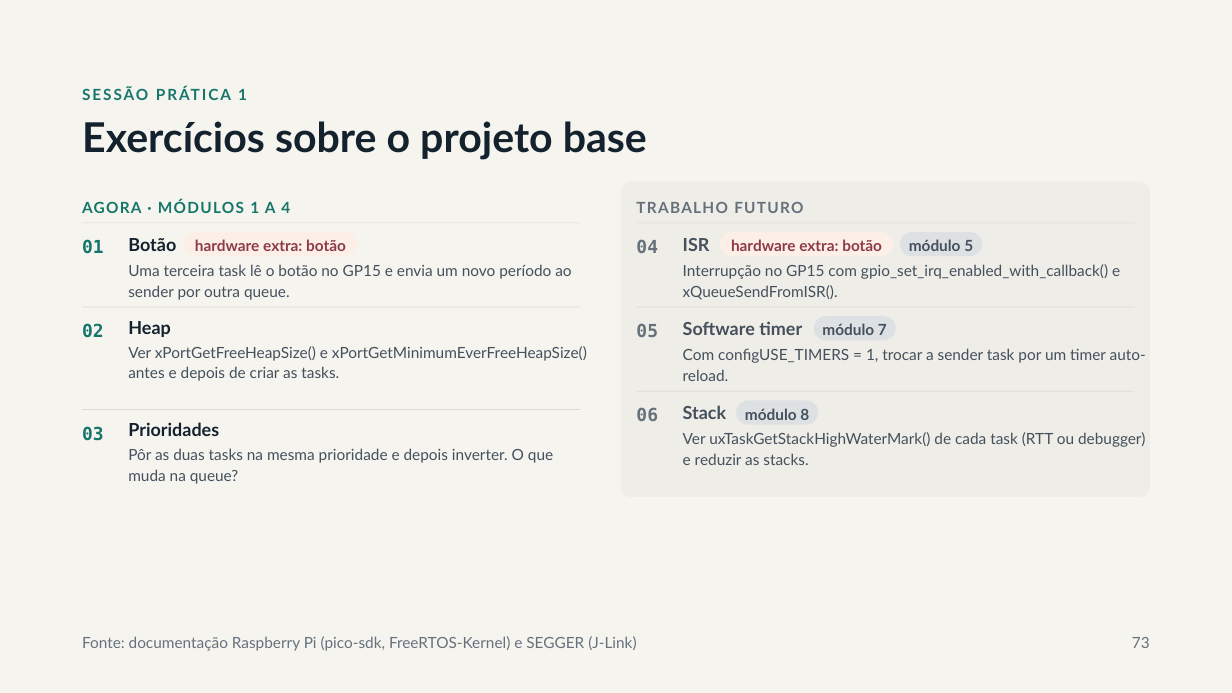
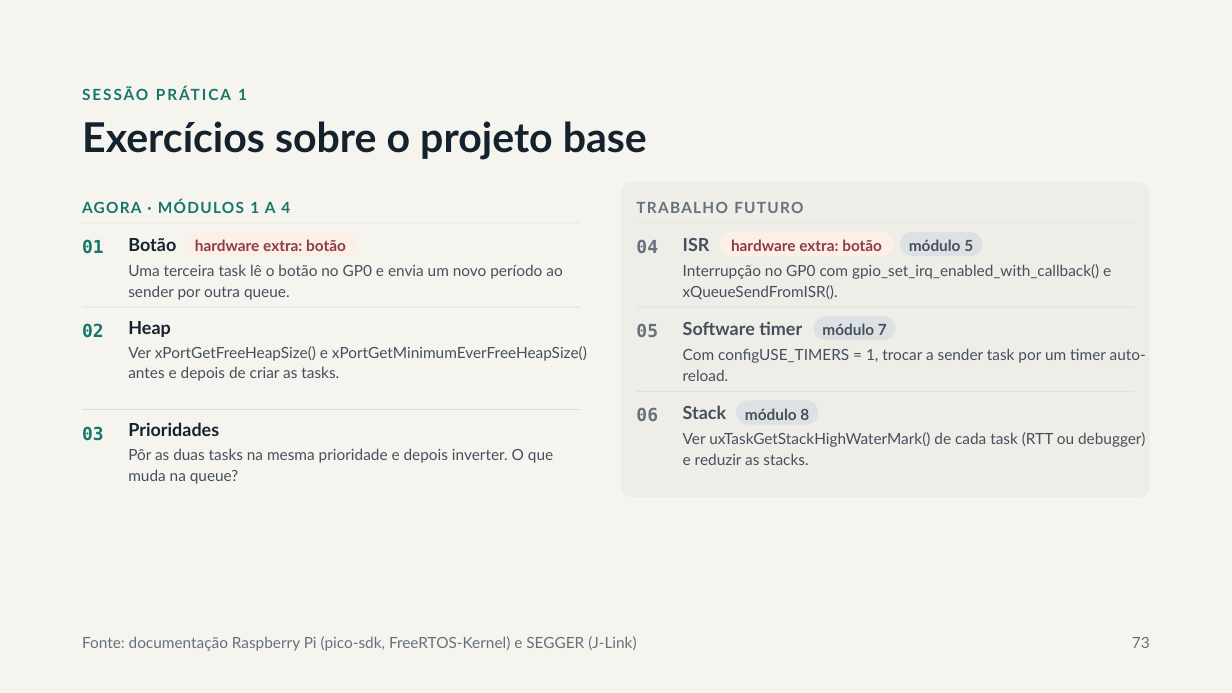
Before and after one commit to RPOA/Formacao_FreeRTOS, a slide deck: slide 73 of Slides/Formação FreeRTOS.pptx. Drawn at 1232x693 pixels with LibreOffice and Linux fonts; fonts in the diff are those of the drawing. Boxes give left, top, right and bottom in pixels: in the first picture for what was removed or moved away, otherwise in the second. Text is boxed around its words. In the diff, an @@ line names an element or a change of style, - is before the commit and + after.

```diff
--- a/Slides/Formação FreeRTOS.pptx
+++ b/Slides/Formação FreeRTOS.pptx
@@ text at (128, 264, 562, 300): text changed @@
-Uma terceira task lê o botão no GP15 e envia um novo período ao sender por outra queue.
+Uma terceira task lê o botão no GP0 e envia um novo período ao sender por outra queue.
@@ text at (683, 264, 1111, 300): text changed @@
-Interrupção no GP15 com gpio_set_irq_enabled_with_callback() e xQueueSendFromISR().
+Interrupção no GP0 com gpio_set_irq_enabled_with_callback() e xQueueSendFromISR().
```
Also in this commit, not shown: 22 other slides changed, 1 slide removed, 1 other file.
